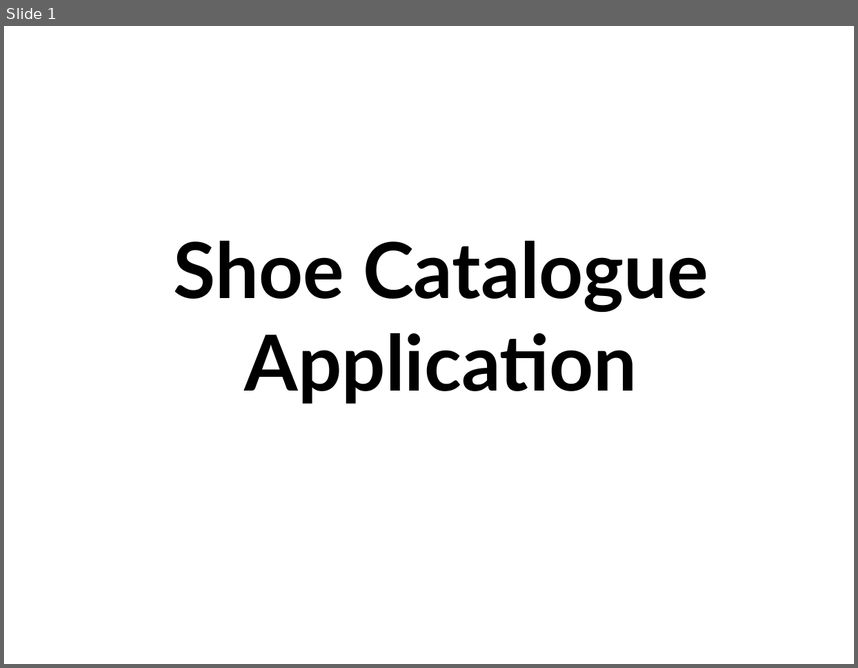
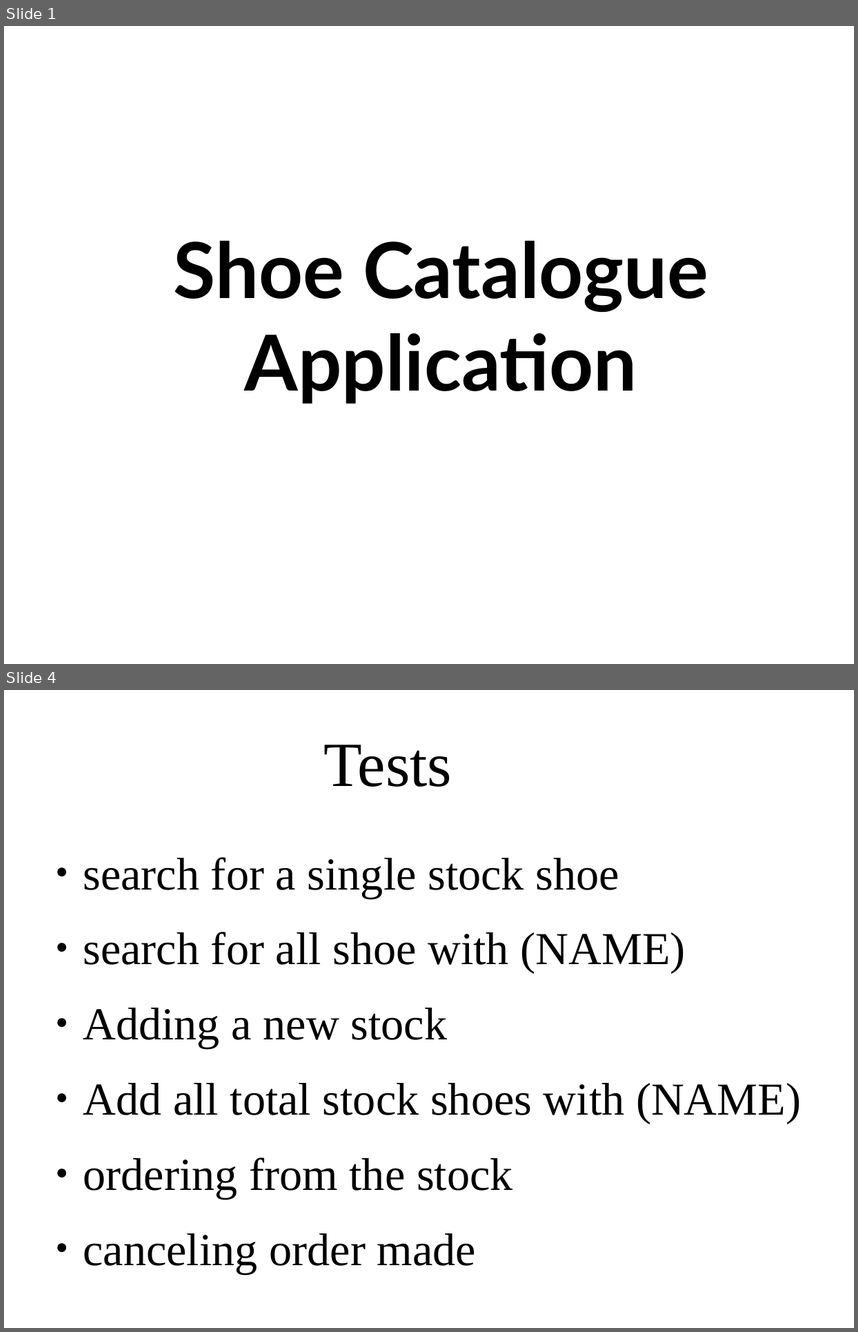
Before and after one commit to TaSiya/shoe, a slide deck: project presentation.odp. Shown one above the other, each under a label of ours: slide 1 before the commit, slides 1 and 4 after it; the slides between them are not shown. The pictures are 858x668 and 858x1332 pixels, drawn with LibreOffice and Linux fonts; fonts in the diff are those of the drawing; background and template pictures are left out. Boxes give left, top, right and bottom in pixels: in the first picture for what was removed or moved away, otherwise in the second. Text is boxed around its words. In the diff, an @@ line names an element or a change of style, - is before the commit and + after.

```diff
--- a/project presentation.odp
+++ b/project presentation.odp
@@ slide 4 added at [4, 690, 854, 1328], background picture (left out) @@
@@ title added at [324, 745, 452, 787], 58.7 pt, text #000000 @@
+Tests
@@ text added at [83, 857, 801, 1198], 42.7 pt, text #000000 @@
+● search for a single stock shoe
+● search for all shoe with (NAME)
+● Adding a new stock
+● Add all total stock shoes with (NAME)
+● ordering from the stock
+● canceling order made
```
Also in this commit, not shown: 2 slides changed, 9 other slides added, 3 other files.
